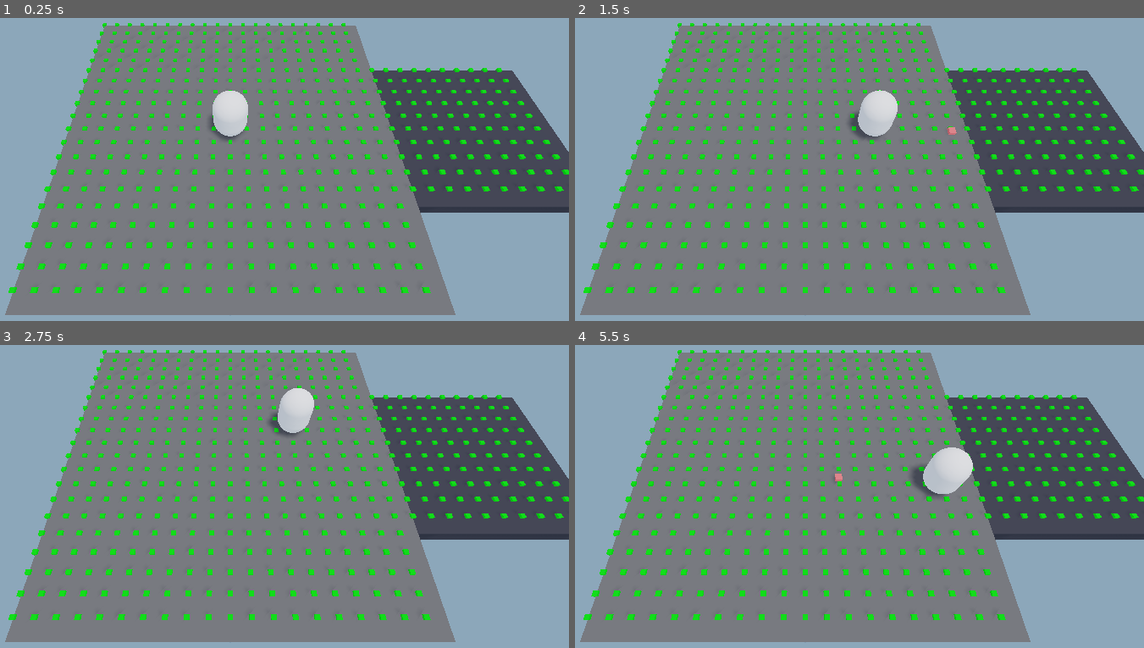
Above: before the commit, frames 1-4 (two rows, left to right).
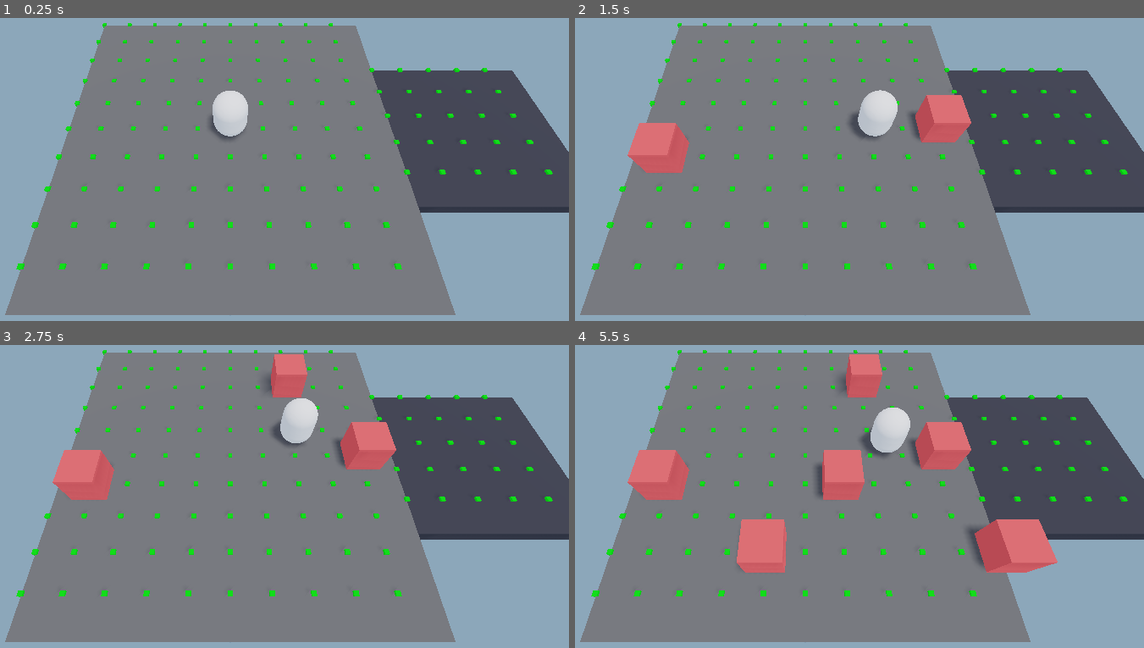
Above: after the commit, the same moments.

Repository: josephmbustamante/godot-3d-astar-tutorial
Game: Godot game, scene res://Main.tscn
The game is run twice, just before and just after one commit, with the same random seed, the same clock (stepped at 60 frames per second) and the same inputs.
Inputs (mouse positions are in pixels of both pictures, inside the frame that each line leads up to):
- Up to frame 1 (0.25 s): no input
- Up to frame 2 (1.5 s): tap Enter at 0.5 s; move the mouse to (956, 133) at 0.52 s; press the mouse at (956, 133) at 0.53 s; right-click (956, 133) at 0.8 s; move the mouse to (671, 172) at 1.27 s; release the mouse at (671, 172) at 1.28 s; right-click (671, 172) at 1.35 s
- Up to frame 3 (2.75 s): click (96, 499) at 1.55 s; move the mouse to (295, 390) at 2.02 s; press the mouse at (295, 390) at 2.03 s; right-click (295, 390) at 2.3 s
- Up to frame 4 (5.5 s): move the mouse to (774, 557) at 2.77 s; release the mouse at (774, 557) at 2.78 s; right-click (774, 557) at 2.85 s; click (774, 557) at 3.05 s; move the mouse to (1007, 538) at 3.52 s; press the mouse at (1007, 538) at 3.53 s; right-click (1007, 538) at 3.8 s; move the mouse to (603, 420) at 4.27 s; release the mouse at (603, 420) at 4.28 s; right-click (603, 420) at 4.35 s; click (603, 420) at 4.55 s; move the mouse to (836, 478) at 5.02 s; press the mouse at (836, 478) at 5.03 s; right-click (836, 478) at 5.3 s

The runs differ from the first frame. In frame 1, 4.8% of the frame differs, in the area x 1-100%, y 1-91%; in frame 2, 7.4%; in frame 3, 8.7%; in frame 4, 14%.

Commit message:
Allow for creating obstacles with right click (off-camera, between part 2 and 3)

Diff:
--- a/AStar.gd
+++ b/AStar.gd
@@ -3,7 +3,7 @@
 
 export (bool) var should_draw_cubes := false
 
-var grid_step := 1.0
+var grid_step := 2.0
 var grid_y := 0.5
 var points := {}
 var astar = AStar.new()
--- /dev/null
+++ b/Main.gd
@@ -0,0 +1,5 @@
+extends Spatial
+
+
+func _ready() -> void:
+	$PlayerController.connect("obstacle_should_spawn", $ObstacleContainer, "handle_obstacle_should_spawn")
--- a/Main.tscn
+++ b/Main.tscn
@@ -1,8 +1,10 @@
-[gd_scene load_steps=12 format=2]
+[gd_scene load_steps=14 format=2]
 
 [ext_resource path="res://Player.gd" type="Script" id=1]
 [ext_resource path="res://PlayerController.gd" type="Script" id=2]
 [ext_resource path="res://AStar.gd" type="Script" id=3]
+[ext_resource path="res://ObstacleContainer.gd" type="Script" id=4]
+[ext_resource path="res://Main.gd" type="Script" id=5]
 
 [sub_resource type="CubeMesh" id=1]
 
@@ -24,6 +26,7 @@
 albedo_color = Color( 1, 0.415686, 0.415686, 1 )
 
 [node name="Main" type="Spatial"]
+script = ExtResource( 5 )
 
 [node name="Camera" type="Camera" parent="."]
 transform = Transform( 1, 0, 0, 0, 0.5, 0.866025, 0, -0.866025, 0.5, 0, 15, 10 )
@@ -37,7 +40,6 @@
 transform = Transform( 10, 0, 0, 0, 0.5, 0, 0, 0, 10, 0, 0, 0 )
 
 [node name="MeshInstance" type="MeshInstance" parent="Ground1"]
-transform = Transform( 1, 0, 0, 0, 1, 0, 0, 0, 1, 0, 0, 0 )
 mesh = SubResource( 1 )
 material/0 = SubResource( 2 )
 
@@ -48,12 +50,14 @@
 transform = Transform( 5, 0, 0, 0, 0.5, 0, 0, 0, 5, 15, 0, 0 )
 
 [node name="MeshInstance" type="MeshInstance" parent="Ground2"]
-transform = Transform( 1, 0, 0, 0, 1, 0, 0, 0, 1, 0, 0, 0 )
 mesh = SubResource( 1 )
 material/0 = SubResource( 8 )
 
 [node name="CollisionShape" type="CollisionShape" parent="Ground2"]
 shape = SubResource( 3 )
+
+[node name="ObstacleContainer" type="Spatial" parent="."]
+script = ExtResource( 4 )
 
 [node name="Player" type="KinematicBody" parent="."]
 transform = Transform( 1, 0, 0, 0, 1, 0, 0, 0, 1, 0, 2, 0 )
--- /dev/null
+++ b/Obstacle.tscn
@@ -0,0 +1,17 @@
+[gd_scene load_steps=4 format=2]
+
+[sub_resource type="BoxShape" id=1]
+
+[sub_resource type="CubeMesh" id=2]
+
+[sub_resource type="SpatialMaterial" id=3]
+albedo_color = Color( 1, 0.337255, 0.337255, 1 )
+
+[node name="Obstacle" type="StaticBody"]
+
+[node name="CollisionShape" type="CollisionShape" parent="."]
+shape = SubResource( 1 )
+
+[node name="MeshInstance" type="MeshInstance" parent="."]
+mesh = SubResource( 2 )
+material/0 = SubResource( 3 )
--- /dev/null
+++ b/ObstacleContainer.gd
@@ -0,0 +1,22 @@
+extends Spatial
+
+
+const OBSTACLE = preload("res://Obstacle.tscn")
+
+
+func handle_obstacle_should_spawn(location: Vector3):
+	var snapped_location = Vector3(
+		stepify(location.x, 2),
+		1.5,
+		stepify(location.z, 2)
+	)
+
+	for c in get_children():
+		if c.global_transform.origin == snapped_location:
+			c.queue_free()
+			return
+
+	var obstacle_instance = OBSTACLE.instance()
+	add_child(obstacle_instance)
+	print(snapped_location)
+	obstacle_instance.global_transform.origin = snapped_location
--- a/PlayerController.gd
+++ b/PlayerController.gd
@@ -1,4 +1,6 @@
 extends Spatial
+
+signal obstacle_should_spawn(location)
 
 
 onready var nav = get_parent().get_node("AStar")
@@ -7,7 +9,7 @@
 
 
 func _unhandled_input(event: InputEvent) -> void:
-	if event.is_action_pressed("click"):
+	if event is InputEventMouseButton:
 		var e: InputEventMouseButton = event
 		var camera = get_viewport().get_camera()
 		var from = camera.project_ray_origin(e.position)
@@ -16,5 +18,8 @@
 		var space_state = get_world().direct_space_state
 		var result = space_state.intersect_ray(from, to, [self, player])
 		if result != null and not result.empty():
-			player.update_path(nav.find_path(player.global_transform.origin, result.position))
-			marker.global_transform.origin = result.position
+			if event.is_action_pressed("click"):
+					player.update_path(nav.find_path(player.global_transform.origin, result.position))
+					marker.global_transform.origin = result.position
+			elif event.is_action_pressed("right_click"):
+				emit_signal("obstacle_should_spawn", result.position)
--- a/project.godot
+++ b/project.godot
@@ -21,6 +21,11 @@
 "events": [ Object(InputEventMouseButton,"resource_local_to_scene":false,"resource_name":"","device":0,"alt":false,"shi …(212 unchanged characters)…
  ]
 }
+right_click={
+"deadzone": 0.5,
+"events": [ Object(InputEventMouseButton,"resource_local_to_scene":false,"resource_name":"","device":0,"alt":false,"shift":false,"control":false,"meta":false,"command":false,"button_mask":0,"position":Vector2( 0, 0 ),"global_position":Vector2( 0, 0 ),"factor":1.0,"button_index":2,"pressed":false,"doubleclick":false,"script":null)
+ ]
+}
 
 [physics]
 
